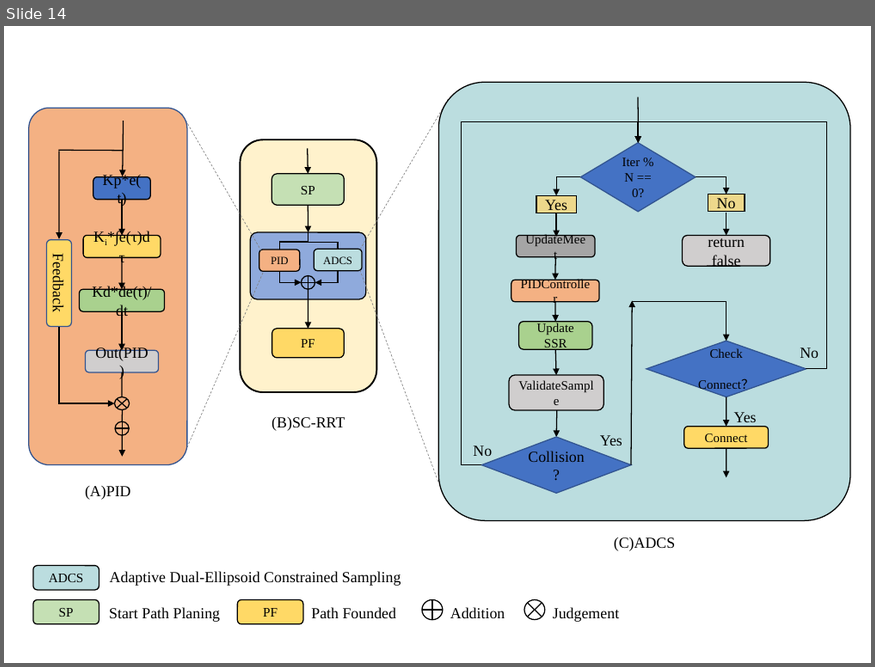
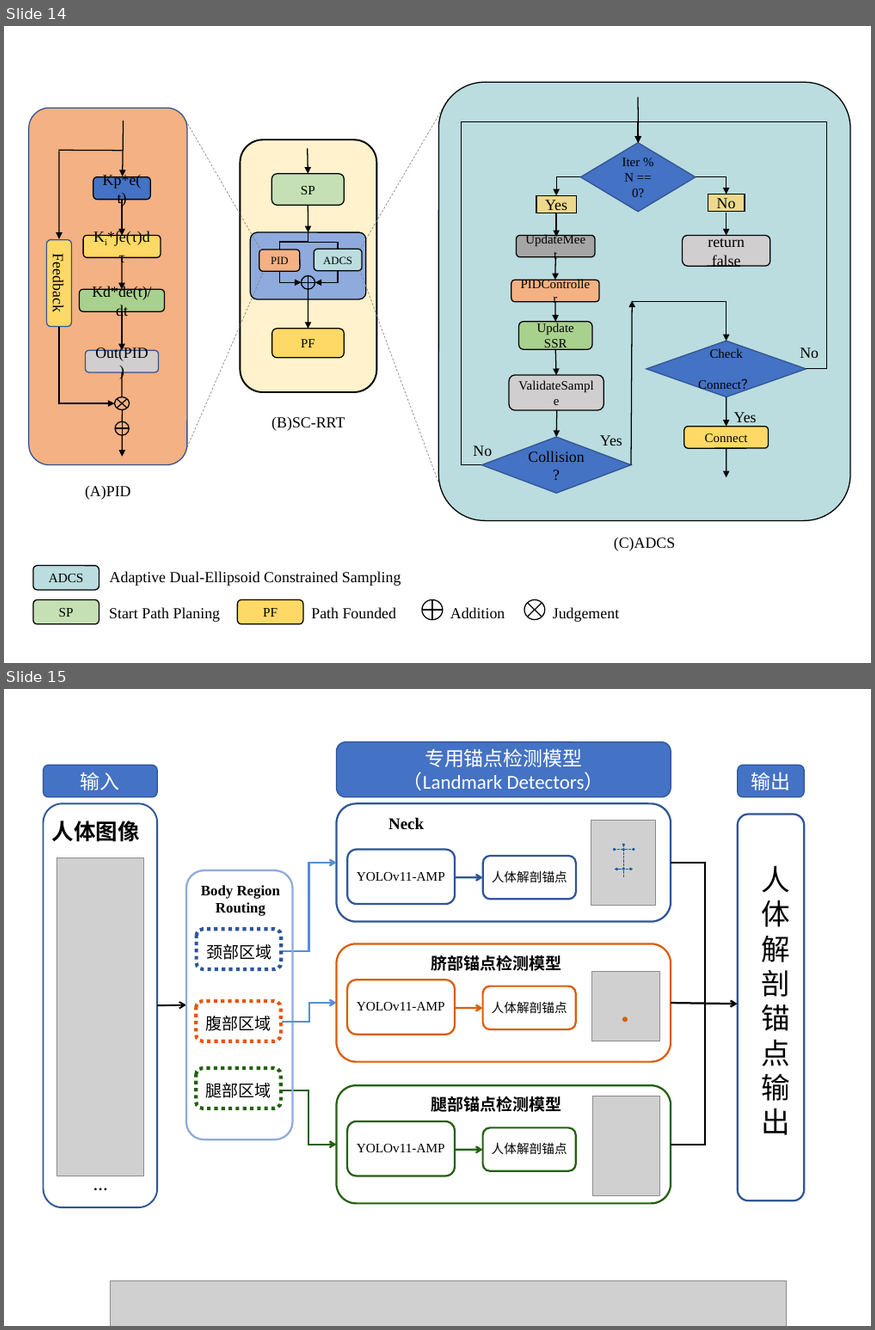
Before and after one commit to Montage-debug/Obesidian, a slide deck: 01-项目实践/机械革命项目/穴位识别算法/初稿/流程图绘制模板4.0.pptx. Shown one above the other, each under a label of ours: slide 14 before the commit, slides 14 and 15 after it. The pictures are 875x667 and 875x1330 pixels, drawn with LibreOffice and Linux fonts; fonts in the diff are those of the drawing; grey boxes stand for pictures. Boxes give left, top, right and bottom in pixels: in the first picture for what was removed or moved away, otherwise in the second. Text is boxed around its words. In the diff, an @@ line names an element or a change of style, - is before the commit and + after.

```diff
--- a/01-项目实践/机械革命项目/穴位识别算法/初稿/流程图绘制模板4.0.pptx
+++ b/01-项目实践/机械革命项目/穴位识别算法/初稿/流程图绘制模板4.0.pptx
@@ slide 15 added at (4, 689, 871, 1326), background #FFFFFF @@
@@ rounded rectangle added at (44, 765, 158, 797), fill #4472C4, outline #2F5597 1 pt, 18 pt, text #FFFFFF @@
+输入
@@ rounded rectangle added at (336, 742, 671, 797), fill #4472C4, outline #2F5597 1 pt, 18 pt, text #FFFFFF @@
+专用锚点检测模型
+（Landmark Detectors）
@@ rounded rectangle added at (738, 765, 804, 797), fill #4472C4, outline #2F5597 1 pt, 18 pt, text #FFFFFF @@
+输出
@@ rounded rectangle added at (44, 803, 158, 1208), outline #2F5597 1.5 pt @@
@@ rounded rectangle added at (738, 814, 804, 1201), outline #2F5597 1.75 pt @@
@@ text added at (52, 821, 140, 842), 20 pt, text #000000, bold @@
+人体图像
@@ picture added at (57, 858, 143, 1176) @@
@@ elbow arrow added from (282, 951) to (336, 863), #558ED5 1.75 pt @@
@@ rounded rectangle added at (347, 849, 455, 904), outline #2F5597 1.75 pt @@
@@ rounded rectangle added at (483, 856, 577, 899), outline #2F5597 1.75 pt @@
@@ group added at (336, 803, 670, 921): 7 ellipses, 3 lines, 1 rounded rectangle, 1 text, 1 picture @@
+Neck
@@ elbow line added from (671, 863) to (705, 1002), #000000 1.75 pt @@
@@ text added at (761, 865, 790, 1135), 26.4 pt, text #000000 @@
+人
+体
+解
+剖
+锚
+点
+输
+出
@@ group added at (186, 870, 293, 1140): 4 rounded rectangles, 4 texts @@
+颈部区域
+腹部区域
+腿部区域
+Body Region Routing
@@ text added at (357, 872, 445, 881), 12 pt, text #000000 @@
+YOLOv11-AMP
@@ arrow added from (455, 877) to (483, 877), #2F5597 1.75 pt @@
@@ text added at (492, 870, 567, 883), 11.6 pt, text #000000 @@
+人体解剖锚点
@@ arrow added from (157, 1005) to (186, 1005), #000000 1.5 pt @@
@@ elbow arrow added from (282, 1022) to (336, 1003), #558ED5 1.75 pt @@
@@ group added at (336, 944, 670, 1061): 3 rounded rectangles, 3 texts, 1 rectangle, 1 picture, 1 ellipse, 1 arrow @@
+脐部锚点检测模型
+YOLOv11-AMP
+人体解剖锚点
@@ arrow added from (671, 1003) to (738, 1004), #000000 1.75 pt @@
@@ elbow line added from (671, 1145) to (705, 1002), #000000 1.75 pt @@
@@ elbow arrow added from (281, 1090) to (336, 1145), #236011 1.75 pt @@
@@ group added at (336, 1085, 670, 1203): 3 rounded rectangles, 3 texts, 1 arrow, 1 picture @@
+腿部锚点检测模型
+YOLOv11-AMP
+人体解剖锚点
@@ text added at (44, 1167, 159, 1202), 18 pt, text #000000 @@
+...
@@ picture added at (111, 1282, 787, 1326) @@
```
Also in this commit, not shown: 2 other slides added, 16 other files.
